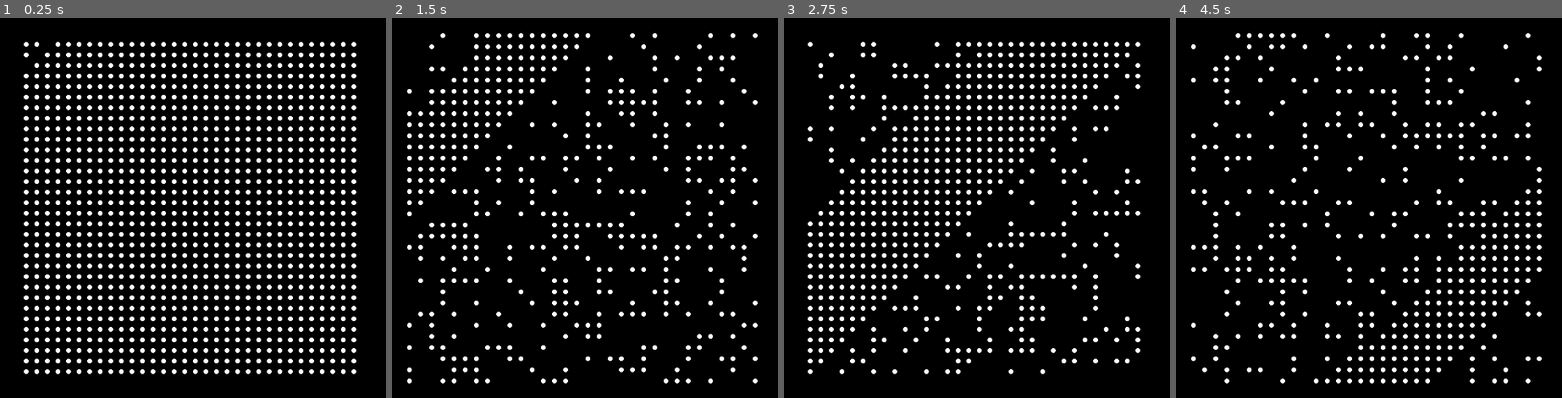
Above: before the commit, frames 1-4 (left to right).
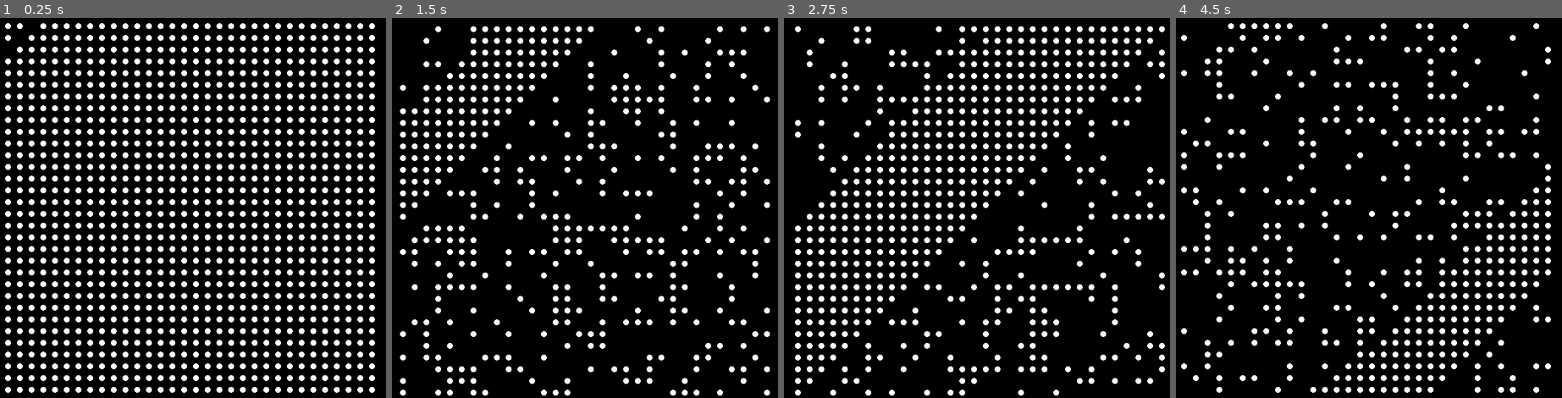
Above: after the commit, the same moments.

Repository: timvisee/38c3-dots
Game: Godot game, scene res://scenes/main.tscn
Same seed, same stepped clock (60 frames per second), same inputs: the game is played once before the commit and once after it.
Inputs:
- Up to frame 1 (0.25 s): no input
- Up to frame 2 (1.5 s): tap Enter (ui_accept) at 0.5, 0.77 s; hold Right (ui_right) 0.53-1.28 s; hold - (padding_min, bound only before the commit) 0.53-1.28 s; tap = (padding_plus, bound only before the commit) at 0.8, 1.35 s; hold Down (ui_down) from 1.28 s (still down)
- Up to frame 3 (2.75 s): tap Enter (ui_accept) at 1.52 s; tap - (padding_min, bound only before the commit) at 1.55 s; release Down (ui_down) at 2.03 s; hold Right (ui_right) from 2.03 s (still down); hold - (padding_min, bound only before the commit) from 2.03 s (still down); tap = (padding_plus, bound only before the commit) at 2.3 s
- Up to frame 4 (4.5 s): release Right (ui_right) at 2.78 s; release - (padding_min, bound only before the commit) at 2.78 s; hold Up (ui_up) 2.78-3.53 s; tap = (padding_plus, bound only before the commit) at 2.85, 3.8, 4.35 s; tap Enter (ui_accept) at 3.02, 3.77 s; tap - (padding_min, bound only before the commit) at 3.05 s; hold - (padding_min, bound only before the commit) 3.53-4.28 s; hold Left (ui_left) from 3.53 s (still down); tap R (reset, bound only after the commit) at 4.15 s

The runs differ from the first frame. In frame 1, 33% of the frame differs, in the area x 1-98%, y 1-99%; in frame 2, 15%; in frame 3, 19%; in frame 4, 14%.

Commit message:
Allow to change dot size, save settings in config file

Diff:
--- a/prefabs/Dot.tscn
+++ b/prefabs/Dot.tscn
@@ -3,7 +3,7 @@
 [ext_resource type="Texture2D" uid="uid://uhxo841igolx" path="res://sprites/dot.png" id="1_gycrn"]
 
 [node name="Dot" type="TextureRect"]
-custom_minimum_size = Vector2(8, 8)
+custom_minimum_size = Vector2(10, 10)
 offset_right = 10.0
 offset_bottom = 10.0
 size_flags_horizontal = 4
--- a/project.godot
+++ b/project.godot
@@ -51,12 +51,26 @@
 }
 padding_min={
 "deadzone": 0.5,
-"events": [Object(InputEventKey,"resource_local_to_scene":fa …(66 unchanged characters)… se,"shift_pressed":false,"ctrl_pressed":false,"meta_pressed":false,"pressed":false," …(100 unchanged characters)…
+"events": [Object(InputEventKey,"resource_local_to_scene":fa …(66 unchanged characters)… se,"shift_pressed":false,"ctrl_pressed":true,"meta_pressed":false,"pressed":false," …(100 unchanged characters)…
 ]
 }
 padding_plus={
 "deadzone": 0.5,
-"events": [Object(InputEventKey,"resource_local_to_scene":false,"resource_name":"","device":-1,"window_id":0,"alt_pressed":false,"shift_pressed":true,"ctrl_pressed":false,"meta_pressed":false,"pressed":false,"keycode":0,"physical_keycode":61,"key_label":0,"unicode":43,"location":0,"echo":false,"script":null)
-, Object(InputEventKey,"resource_local_to_scene":false,"resource_name":"","device":-1,"window_id":0,"alt_pressed":false,"shift_pressed":false,"ctrl_pressed":false,"meta_pressed":false,"pressed":false,"keycode":0,"physical_keycode":61,"key_label":0,"unicode":61,"location":0,"echo":false,"script":null)
+"events": [Object(InputEventKey,"resource_local_to_scene":false,"resource_name":"","device":-1,"window_id":0,"alt_pressed":false,"shift_pressed":false,"ctrl_pressed":true,"meta_pressed":false,"pressed":false,"keycode":0,"physical_keycode":61,"key_label":0,"unicode":61,"location":0,"echo":false,"script":null)
 ]
 }
+reset={
+"deadzone": 0.5,
+"events": [Object(InputEventKey,"resource_local_to_scene":false,"resource_name":"","device":-1,"window_id":0,"alt_pressed":false,"shift_pressed":false,"ctrl_pressed":false,"meta_pressed":false,"pressed":false,"keycode":0,"physical_keycode":82,"key_label":0,"unicode":114,"location":0,"echo":false,"script":null)
+]
+}
+size_plus={
+"deadzone": 0.5,
+"events": [Object(InputEventKey,"resource_local_to_scene":false,"resource_name":"","device":-1,"window_id":0,"alt_pressed":false,"shift_pressed":true,"ctrl_pressed":false,"meta_pressed":false,"pressed":false,"keycode":0,"physical_keycode":61,"key_label":0,"unicode":43,"location":0,"echo":false,"script":null)
+]
+}
+size_min={
+"deadzone": 0.5,
+"events": [Object(InputEventKey,"resource_local_to_scene":false,"resource_name":"","device":-1,"window_id":0,"alt_pressed":false,"shift_pressed":true,"ctrl_pressed":false,"meta_pressed":false,"pressed":false,"keycode":0,"physical_keycode":45,"key_label":0,"unicode":95,"location":0,"echo":false,"script":null)
+]
+}
--- a/scripts/Grid.gd
+++ b/scripts/Grid.gd
@@ -7,9 +7,11 @@
 
 const PREFAB_DOT = preload("res://prefabs/Dot.tscn");
 const OFFSET_MOVE = 5.0;
+const CONFIG_FILE = "user://grid.cfg";
 
 var padding = 10.0;
 var offset = Vector2.ZERO;
+var dot_size = 10.0;
 
 var dots = [];
 
@@ -26,33 +28,49 @@
 		self.add_child(dot);
 		dots.append(dot);
 
-	self.relayout();
+	self.config_load();
 
 
 func _input(event):
 	if event.is_action_pressed("padding_plus"):
 		self.padding += 1.0;
 		self.relayout();
+		self.config_save();
 	if event.is_action_pressed("padding_min"):
 		self.padding -= 1.0;
 		self.relayout();
+		self.config_save();
+	if event.is_action_pressed("size_plus"):
+		self.dot_size += 0.5;
+		self.relayout();
+		self.config_save();
+	if event.is_action_pressed("size_min"):
+		self.dot_size -= 0.5;
+		self.relayout();
+		self.config_save();
 
 	if event.is_action_pressed("ui_up"):
 		self.offset += OFFSET_MOVE * Vector2.UP;
 		self.relayout();
+		self.config_save();
 	if event.is_action_pressed("ui_down"):
 		self.offset += OFFSET_MOVE * Vector2.DOWN;
 		self.relayout();
+		self.config_save();
 	if event.is_action_pressed("ui_left"):
 		self.offset += OFFSET_MOVE * Vector2.LEFT;
 		self.relayout();
+		self.config_save();
 	if event.is_action_pressed("ui_right"):
 		self.offset += OFFSET_MOVE * Vector2.RIGHT;
 		self.relayout();
+		self.config_save();
 
 	if event.is_action_pressed("ui_accept"):
 		for i in range(WIDTH * HEIGHT):
 			set_dot_i(i, randi_range(0, 2) == 0);
+	if event.is_action_pressed("reset"):
+		self.reset();
 
 
 func xy_to_i(x: int, y: int) -> int:
@@ -84,4 +102,33 @@
 func relayout():
 	self.add_theme_constant_override("h_separation", self.padding);
 	self.add_theme_constant_override("v_separation", self.padding);
+	for dot in self.dots:
+		dot.size = Vector2.ONE * self.dot_size;
+		dot.custom_minimum_size = Vector2.ONE * self.dot_size;
 	self.position = self.offset;
+
+
+func reset():
+	self.padding = 10.0;
+	self.offset = Vector2.ZERO;
+	self.dot_size = 10.0;
+	self.config_save();
+	self.relayout();
+
+
+func config_load():
+	var config = ConfigFile.new();
+	if config.load(CONFIG_FILE) != OK:
+		return;
+	self.padding = config.get_value("", "padding", 10.0);
+	self.offset = config.get_value("", "offset", Vector2.ZERO);
+	self.dot_size = config.get_value("", "dot_size", 10.0);
+	self.relayout();
+
+
+func config_save():
+	var config = ConfigFile.new();
+	config.set_value("", "padding", self.padding);
+	config.set_value("", "offset", self.offset);
+	config.set_value("", "dot_size", self.dot_size);
+	config.save(CONFIG_FILE);
--- a/scripts/Runbook.gd
+++ b/scripts/Runbook.gd
@@ -8,7 +8,7 @@
 
 var frame = 0;
 var last = 0;
-func _process(delta):
+func _process(_delta):
 	frame += 1;
 	if frame < 5:
 		return;
@@ -24,4 +24,9 @@
 
 func set_pix(i: int, enabled: bool):
 	for x in range(width):
-		grid.set_dot(x, i - x, enabled);
+		var y = i - x;
+		if y >= height:
+			continue;
+		if x >= width:
+			continue;
+		grid.set_dot(x, y, enabled);
